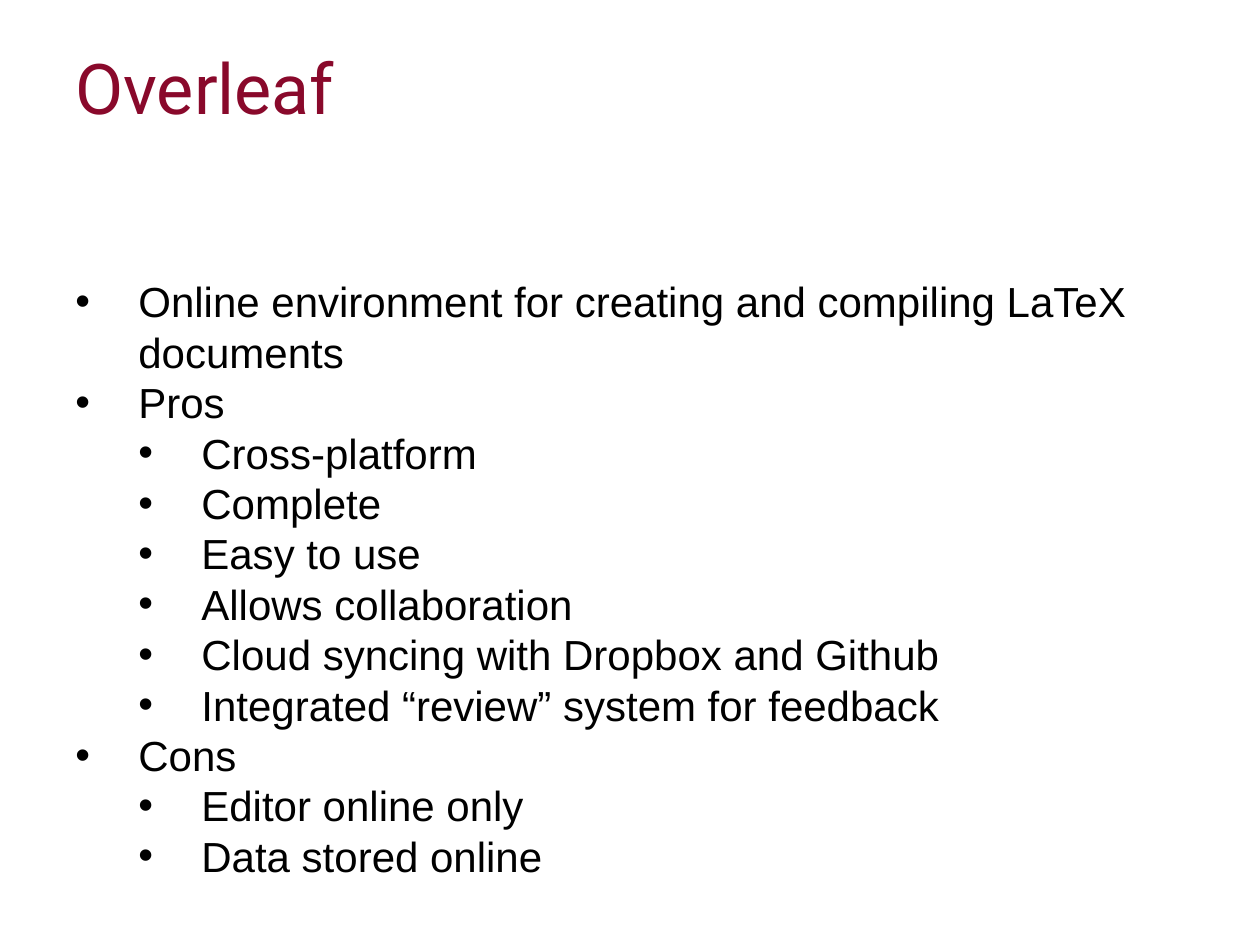
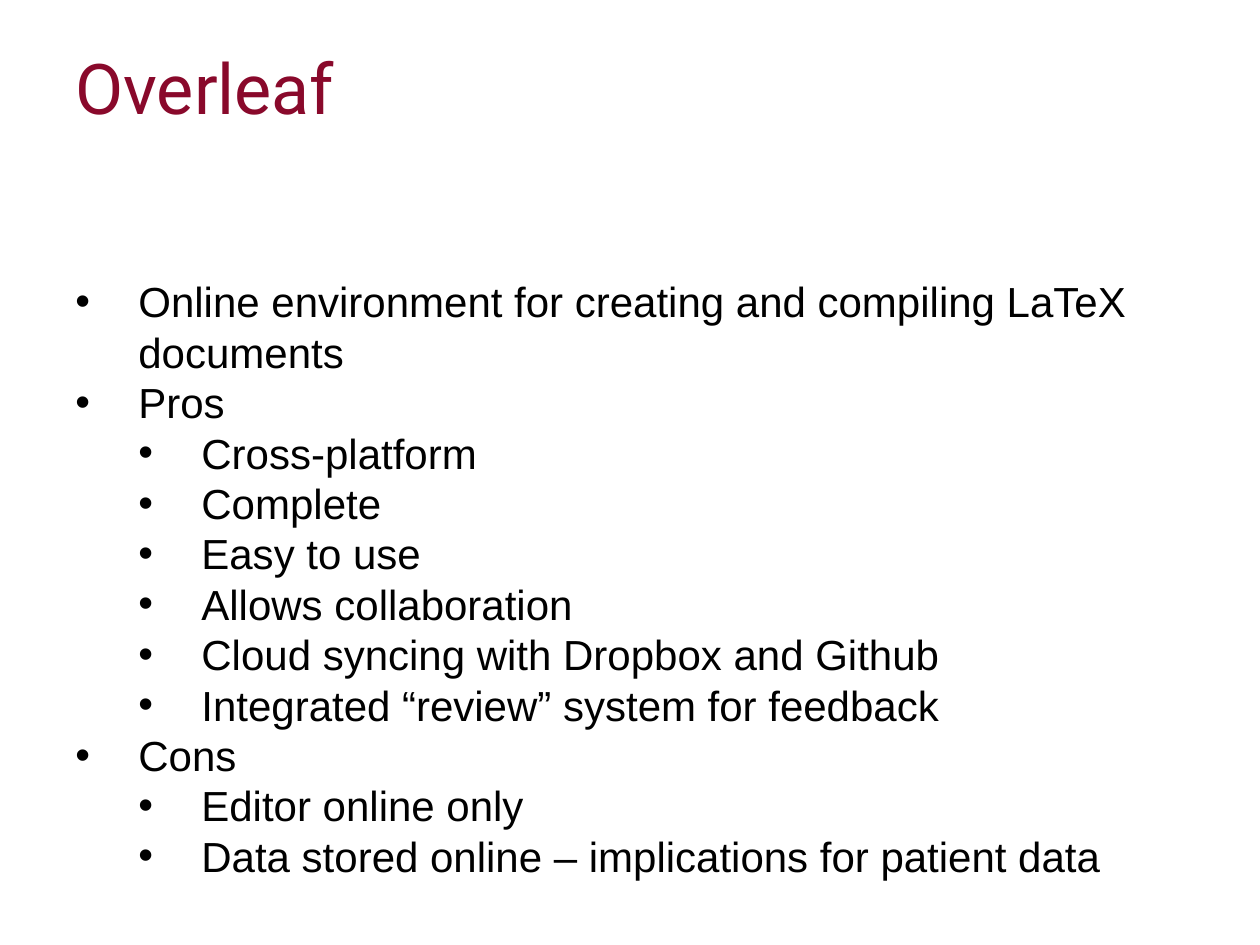
Before and after one commit to ImperialCollegeLondon/RCDS-introduction-to-latex, a slide deck: slide 4 of Intro to Latex Slides.pptx. Drawn at 1260x945 pixels with LibreOffice and Linux fonts; fonts in the diff are those of the drawing; background and template pictures are left out. Boxes give left, top, right and bottom in pixels: in the first picture for what was removed or moved away, otherwise in the second. Text is boxed around its words. In the diff, an @@ line names an element or a change of style, - is before the commit and + after.

```diff
--- a/Intro to Latex Slides.pptx
+++ b/Intro to Latex Slides.pptx
@@ text at (201,841,1100,880): text changed @@
-  • Data stored online
+  • Data stored online – implications for patient data
```
Also in this commit, not shown: 1 other slide changed, 2 slides removed, 1 other file.
